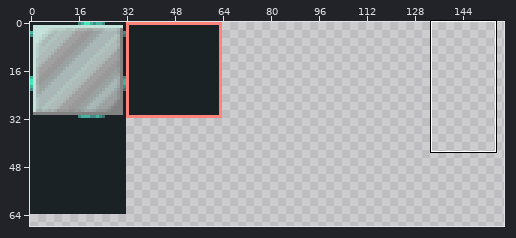
One commit to this sprite sheet: android/assets/tiles.png. Above: a wide view before the commit, with the close-up outlined.
Close-up. Before the commit:
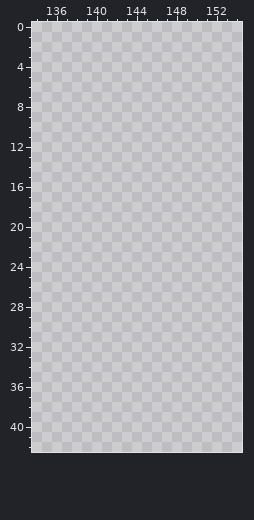
The file is 320x320 pixels. Colours within 5 levels of each other are drawn and written as one. Shown: x 134..154, y 0..42. The wide view leaves out empty margins. The commit also changed other parts of the picture, which this record leaves out.
Now the later version:
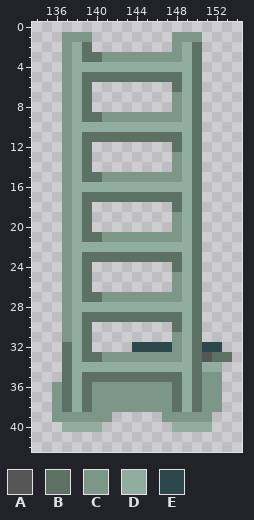
Palette (. is transparent): A #565656  B #5c7063  C #7c9687  D #91ad9f  E #2d484c
The exact change:
y 1: x 137..139 ... -> CCC; x 148..150 ... -> CCC
y 2: x 137..139 ... -> CDB; x 148..150 ... -> CDB
y 3: x 137..150 .............. -> CDBBCCCCCCCCDB
y 4: x 137..150 .............. -> CDDDDDDDDDDDDB
y 5: x 137..150 .............. -> CDBBBBBBBBBBDB
y 6: x 137..139 ... -> CDB; x 148..150 ... -> BDB
y 7..8: x 137..139 ... -> CDB; x 148..150 ... -> CDB
y 9: x 137..150 .............. -> CDBBCCCCCCCCDB
y 10: x 137..150 .............. -> CDDDDDDDDDDDDB
y 11: x 137..150 .............. -> CDBBBBBBBBBBDB
y 12: x 137..139 ... -> CDB; x 148..150 ... -> BDB
y 13..14: x 137..139 ... -> CDB; x 148..150 ... -> CDB
y 15: x 137..150 .............. -> CDBBCCCCCCCCDB
y 16: x 137..150 .............. -> CDDDDDDDDDDDDB
y 17: x 137..150 .............. -> CDBBBBBBBBBBDB
y 18: x 137..139 ... -> CDB; x 148..150 ... -> BDB
y 19..20: x 137..139 ... -> CDB; x 148..150 ... -> CDB
y 21: x 137..150 .............. -> CDBBCCCCCCCCDB
y 22: x 137..150 .............. -> CDDDDDDDDDDDDB
y 23: x 137..150 .............. -> CDBBBBBBBBBBDB
y 24: x 137..139 ... -> CDB; x 148..150 ... -> BDB
y 25..26: x 137..139 ... -> CDB; x 148..150 ... -> CDB
y 27: x 137..150 .............. -> CDBBCCCCCCCCDB
y 28: x 137..150 .............. -> CDDDDDDDDDDDDB
y 29: x 137..150 .............. -> CDBBBBBBBBBBDB
y 30: x 137..139 ... -> CDB; x 148..150 ... -> BDB
y 31: x 137..139 ... -> CDB; x 148..150 ... -> CDB
y 32: x 137..139 ... -> BDB; x 144..152 ......... -> EEEECDBEE
y 33: x 137..153 ................. -> BDBBCCCCCCCCDBABB
y 34: x 137..152 ................ -> BDDDDDDDDDDDDBDD
y 35: x 137..152 ................ -> BDBBBBBBBBBBDBCC
y 36..38: x 136..152 ................. -> CBDBCCCCCCCCBDBCC
y 39: x 136..141 ...... -> CCCCCC; x 147..151 ..... -> CCCCC
y 40: x 137..140 .... -> DDDD; x 148..151 .... -> DDDD
Where, in picture pixels (left, top, right, bottom), the same in both close-ups:
added: (52, 32, 232, 432)
